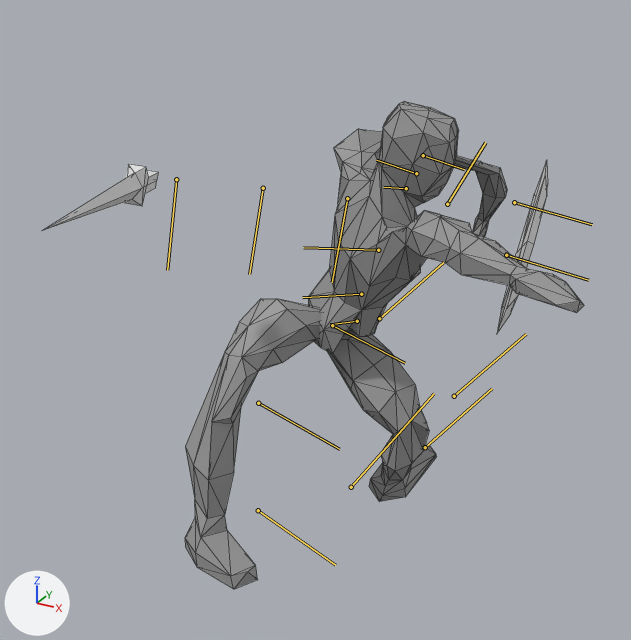
The FBX model Sandtree/Game/Sandtree/Assets/Models/FBX/Player.fbx as it was, and as the next commit left it.
Before and after are seen from a 50 mm lens placed at (0.0131, -0.0268, 0.0204), pointed at (0.0, -0.0029, 0.0085). The lights are fixed; the arrows at lower left show +X, +Y and +Z. Both versions are drawn at frame 15 of the action 'Default Take'; the numbers are the values there. The bones that bend it are drawn over the model as lines. Mesh edges are drawn as thin lines.

Names of what the first picture shows: 'BaseShieldObj', 'BaseSwordObj', 'Mesh'.
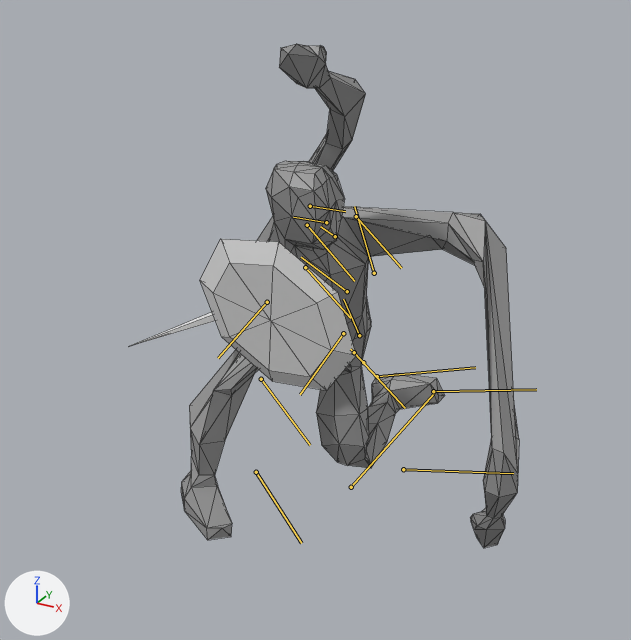
Pixel boxes (x1, y1, x2, y2) of what changed, in the pictures (631 x 640 px):
'Mesh', posed (15% narrower)
    before: (185, 101, 584, 589)
    after: (181, 44, 519, 548)
'BaseShieldObj', posed (202% wider, 13% shorter)
    before: (497, 160, 548, 333)
    after: (200, 239, 356, 390)
'BaseSwordObj', posed
    before: (42, 164, 158, 231)
    after: (131, 312, 215, 346)
bone 'Pelvis', root to tip
    before: (357, 321) to (330, 324)
    after: (363, 362) to (350, 349)
bone 'Stomach', root to tip
    before: (361, 294) to (302, 297)
    after: (359, 335) to (343, 299)
bone 'Chest', root to tip
    before: (378, 250) to (303, 247)
    after: (347, 291) to (301, 257)
bone 'Head', root to tip
    before: (416, 173) to (376, 160)
    after: (326, 222) to (293, 217)
bone 'UpperArm_l', root to tip
    before: (447, 204) to (485, 142)
    after: (374, 273) to (354, 206)
bone 'LowerArm_l', root to tip
    before: (514, 202) to (592, 224)
    after: (343, 333) to (300, 394)
bone 'UpperArm_r', root to tip
    before: (347, 198) to (332, 282)
    after: (307, 225) to (354, 281)
bone 'LowerArm_r', root to tip
    before: (263, 188) to (249, 274)
    after: (356, 216) to (401, 268)
bone 'UpperLeg_l', root to tip
    before: (379, 318) to (443, 262)
    after: (377, 376) to (475, 367)
bone 'LowerLeg_l', root to tip
    before: (454, 396) to (526, 334)
    after: (403, 469) to (513, 473)
bone 'UpperLeg_r', root to tip
    before: (332, 325) to (405, 363)
    after: (354, 352) to (405, 408)
bone 'LowerLeg_r', root to tip
    before: (258, 403) to (339, 449)
    after: (261, 379) to (310, 445)
bone 'Foot_r', root to tip
    before: (258, 510) to (335, 565)
    after: (256, 472) to (301, 543)

What changed in the scene script:
```text
Change bone_pelvis:
    where bone_pelvis = bpy.data.objects['Armature'].pose.bones['Pelvis']  # child of 'ArmatureNonIK'
    bone_pelvis.location: (-0.167, 0.0, 0.079) -> (-0.373, 0.0, 0.032)
    bone_pelvis.rotation_quaternion: (-0.911, -0.386, 0.119, 0.078) -> (0.947, -0.31, -0.081, -0.007)  # degrees (47, -9, -14) -> degrees (-36, -9, 2)
Change bone_stomach:
    where bone_stomach = bpy.data.objects['Armature'].pose.bones['Stomach']  # child of 'Pelvis'
    bone_stomach.rotation_quaternion: (0.996, -0.004, -0.071, -0.047) -> (0.99, -0.112, -0.066, -0.054)  # degrees (0, -8, -5) -> degrees (-13, -8, -5)
Change bone_chest:
    where bone_chest = bpy.data.objects['Armature'].pose.bones['Chest']  # child of 'Stomach'
    bone_chest.rotation_quaternion: (0.996, -0.002, -0.078, -0.039) -> (0.975, 0.205, -0.087, -0.02)  # degrees (0, -9, -4) -> degrees (24, -9, -4)
Change bone_head:
    where bone_head = bpy.data.objects['Armature'].pose.bones['Head']  # child of 'Neck'
    bone_head.rotation_quaternion: (0.951, -0.255, 0.15, 0.087) -> (0.96, 0.206, 0.191, 0.005)  # degrees (-29, 19, 5) -> degrees (25, 21, 5)
Change bone_upperarm_l:
    where bone_upperarm_l = bpy.data.objects['Armature'].pose.bones['UpperArm_l']  # child of 'Chest'
    bone_upperarm_l.rotation_quaternion: (1.0, 0.0, 0.0, 0.0) -> (0.835, -0.013, -0.545, 0.071)  # degrees (0, 0, 0) -> degrees (-14, -65, 19)
Change bone_lowerarm_l:
    where bone_lowerarm_l = bpy.data.objects['Armature'].pose.bones['LowerArm_l']  # child of 'UpperArm_l'
    bone_lowerarm_l.rotation_quaternion: (0.412, -0.345, -0.646, -0.542) -> (0.462, -0.558, -0.571, -0.386)  # degrees (-80, -115, 0) -> degrees (15, -107, -100)
Change bone_upperarm_r:
    where bone_upperarm_r = bpy.data.objects['Armature'].pose.bones['UpperArm_r']  # child of 'Chest'
    bone_upperarm_r.rotation_quaternion: (0.954, 0.301, 0.0, 0.0) -> (0.742, -0.242, 0.346, 0.52)  # degrees (35, 0, 0) -> degrees (0, 50, 70)
Change bone_lowerarm_r:
    where bone_lowerarm_r = bpy.data.objects['Armature'].pose.bones['LowerArm_r']  # child of 'UpperArm_r'
    bone_lowerarm_r.rotation_quaternion: (1.0, 0.0, 0.0, 0.0) -> (0.609, 0.0, -0.793, 0.0)  # degrees (0, 0, 0) -> degrees (0, -105, 0)
Change bone_upperleg_l:
    where bone_upperleg_l = bpy.data.objects['Armature'].pose.bones['UpperLeg_l']  # child of 'Pelvis'
    bone_upperleg_l.rotation_quaternion: (0.839, -0.187, -0.475, 0.186) -> (0.931, -0.333, -0.019, 0.15)  # degrees (-46, -47, 46) -> degrees (-39, 4, 17)
Change bone_lowerleg_l:
    where bone_lowerleg_l = bpy.data.objects['Armature'].pose.bones['LowerLeg_l']  # child of 'UpperLeg_l'
    bone_lowerleg_l.rotation_quaternion: (0.793, 0.0, 0.609, 0.0) -> (0.609, 0.0, 0.793, 0.0)  # degrees (0, 75, 0) -> degrees (0, 105, 0)
Change bone_upperleg_r:
    where bone_upperleg_r = bpy.data.objects['Armature'].pose.bones['UpperLeg_r']  # child of 'Pelvis'
    bone_upperleg_r.rotation_quaternion: (0.661, 0.556, -0.467, -0.189) -> (0.686, 0.022, -0.727, 0.02)  # degrees (93, -24, -57) -> degrees (-1, -93, 5)
Change bone_lowerleg_r:
    where bone_lowerleg_r = bpy.data.objects['Armature'].pose.bones['LowerLeg_r']  # child of 'UpperLeg_r'
    bone_lowerleg_r.rotation_quaternion: (0.906, 0.0, 0.423, 0.0) -> (0.766, 0.029, 0.641, -0.017)  # degrees (0, 50, 0) -> degrees (7, 80, 4)
Change bone_foot_r:
    where bone_foot_r = bpy.data.objects['Armature'].pose.bones['Foot_r']  # child of 'LowerLeg_r'
    bone_foot_r.rotation_quaternion: (0.996, 0.0, 0.087, 0.0) -> (0.999, 0.0, 0.044, 0.0)  # degrees (0, 10, 0) -> degrees (0, 5, 0)
```
